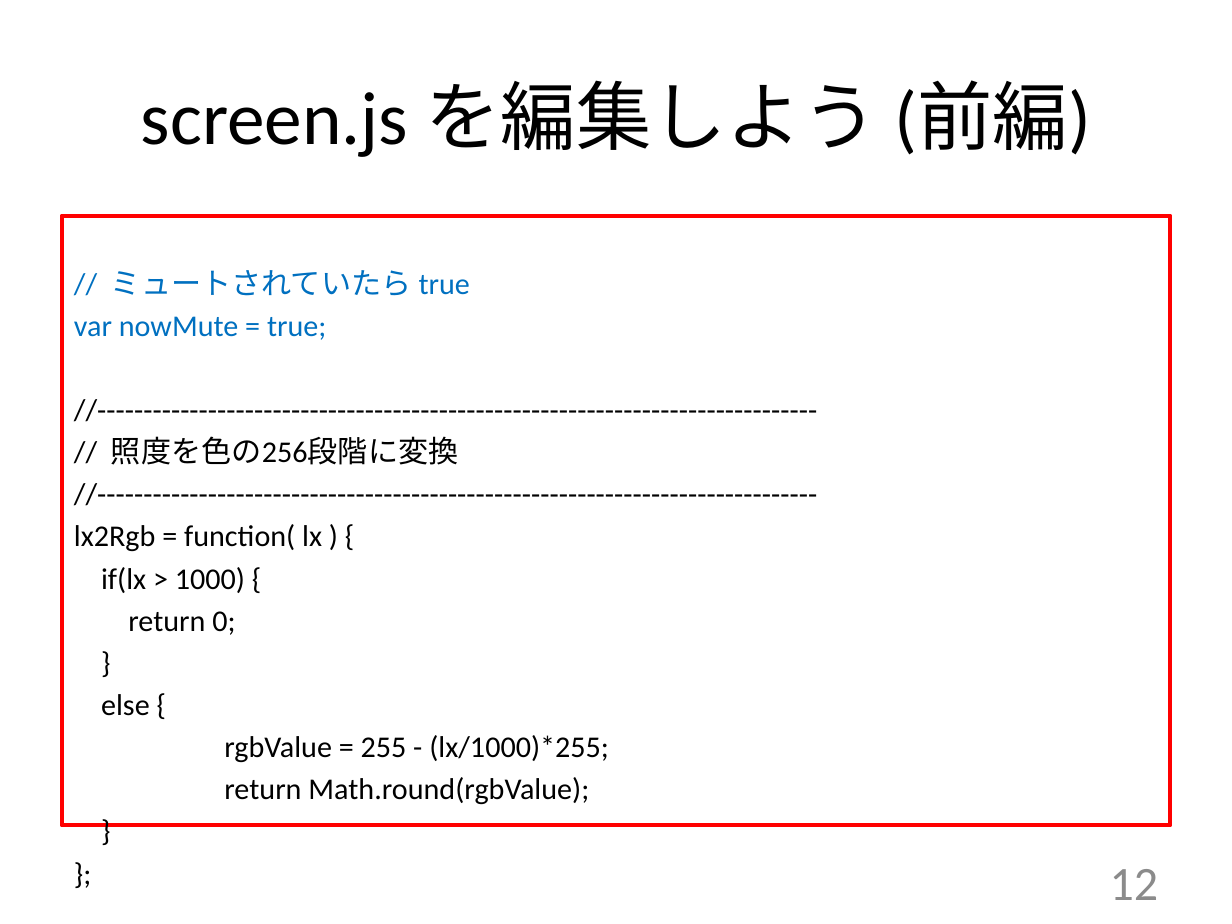
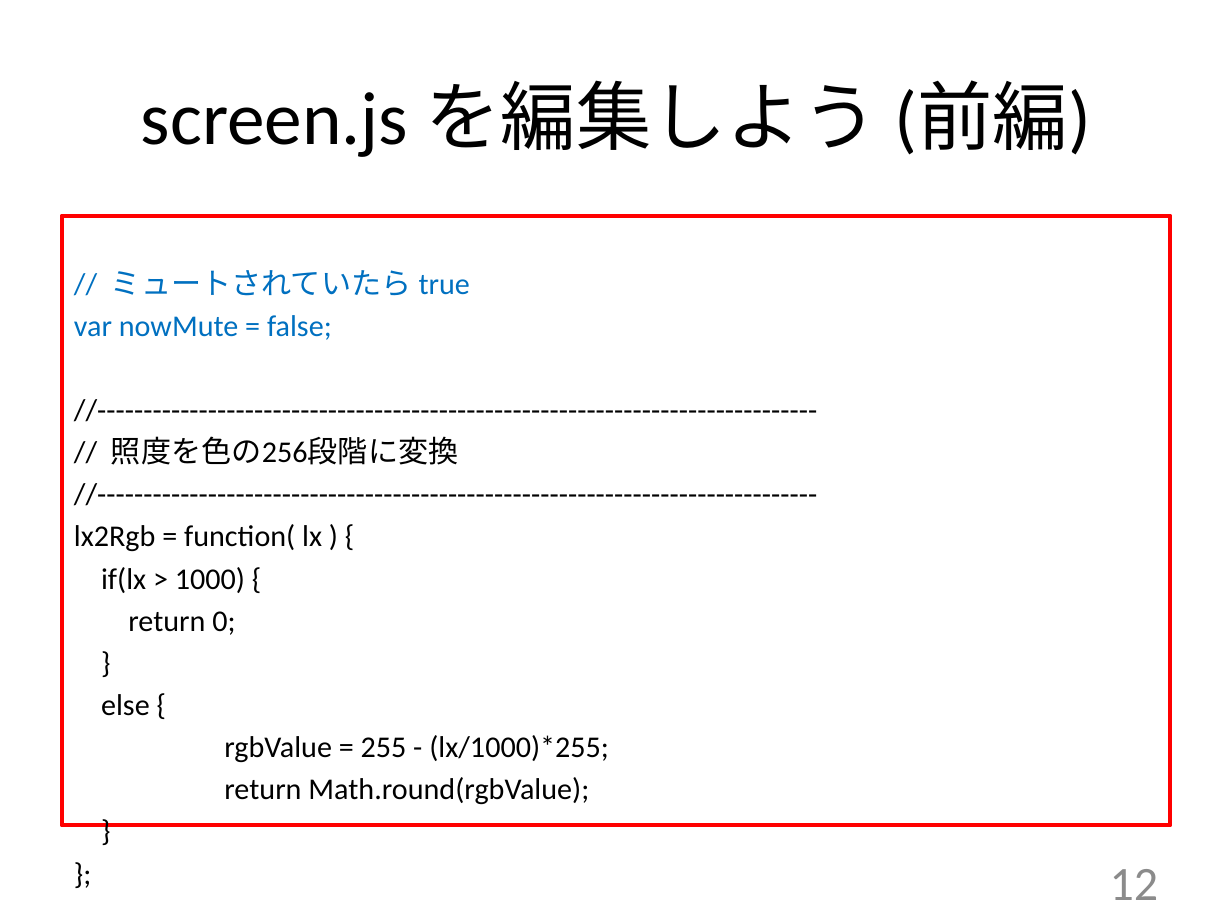
Before and after one commit to chuo-u-openproject/tel.min, a slide deck: slide 12 of ppt/shakyou-03-02_mute.pptx. Drawn at 1232x924 pixels with LibreOffice and Linux fonts; fonts in the diff are those of the drawing; background and template pictures are left out. Boxes give left, top, right and bottom in pixels: in the first picture for what was removed or moved away, otherwise in the second. Text is boxed around its words. In the diff, an @@ line names an element or a change of style, - is before the commit and + after.

```diff
--- a/ppt/shakyou-03-02_mute.pptx
+++ b/ppt/shakyou-03-02_mute.pptx
@@ text at bbox=[74, 315, 332, 340]: text changed @@
-var nowMute = true;
+var nowMute = false;
```
Also in this commit, not shown: 1 other slide changed, 1 other file.
